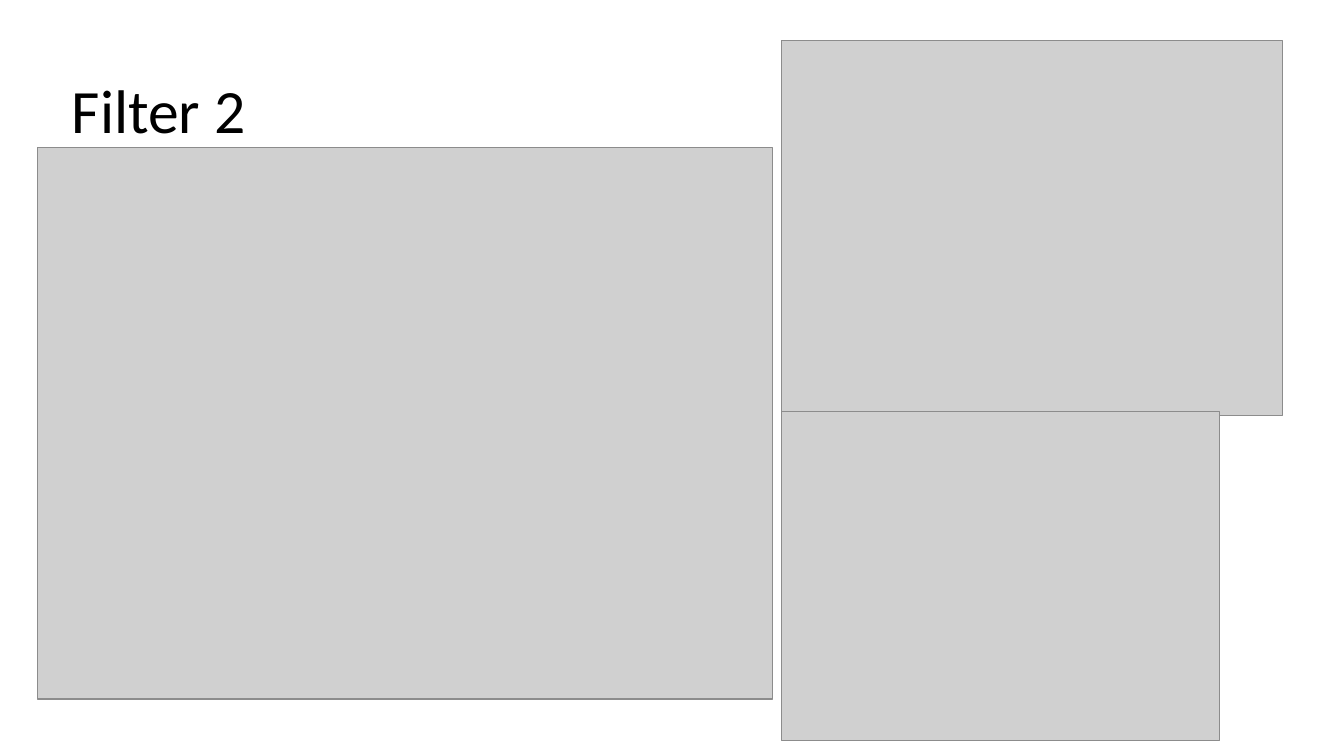
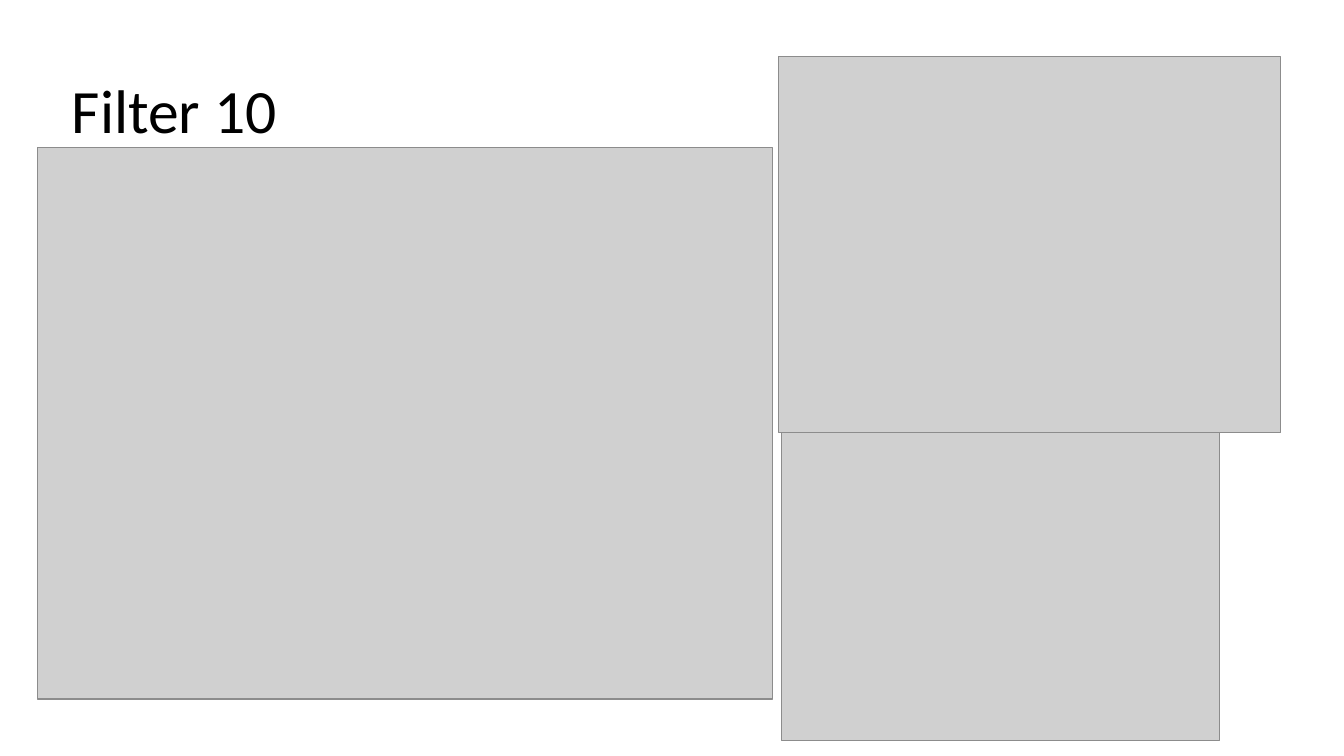
Before and after one commit to laurenlusk/DigiCommFinalProject, a slide deck: slide 12 of Singular Value Powerpoints/SVD 10 Filters Snippet 1.pptx (slide 4 before the commit). Drawn at 1344x756 pixels with LibreOffice and Linux fonts; fonts in the diff are those of the drawing; grey boxes stand for pictures. Boxes give left, top, right and bottom in pixels: in the first picture for what was removed or moved away, otherwise in the second. Text is boxed around its words. In the diff, an @@ line names an element or a change of style, - is before the commit and + after.

```diff
--- a/Singular Value Powerpoints/SVD 10 Filters Snippet 1.pptx
+++ b/Singular Value Powerpoints/SVD 10 Filters Snippet 1.pptx
@@ picture: place and size @@
-picture at box(781, 40, 1282, 416)
+picture at box(779, 56, 1281, 433)
@@ title at box(72, 90, 276, 148): text changed @@
-Filter 2
+Filter 10
```
Also in this commit, not shown: 10 other slides changed, 1 slide added, 1 slide removed, 3 other files.
